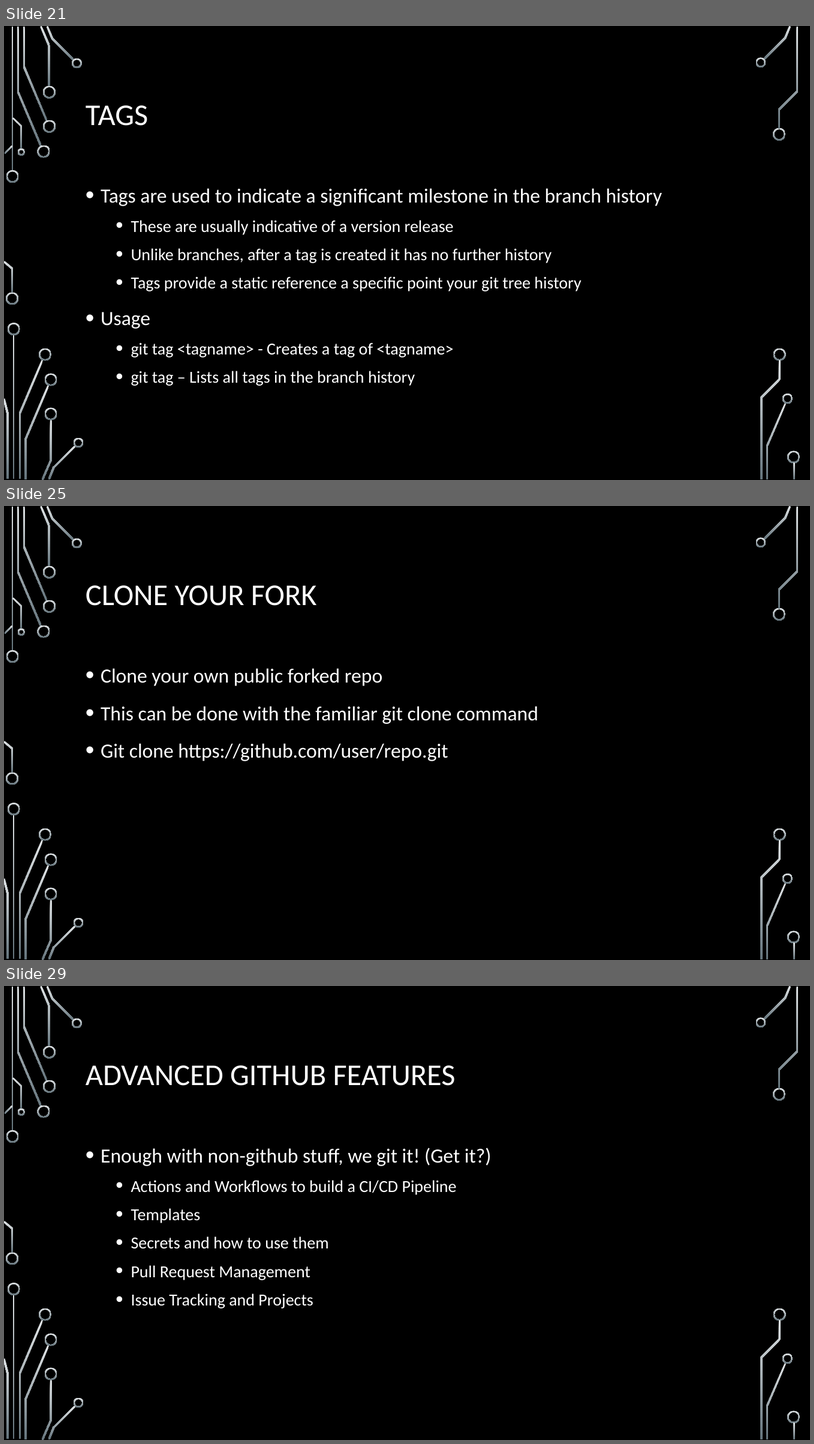
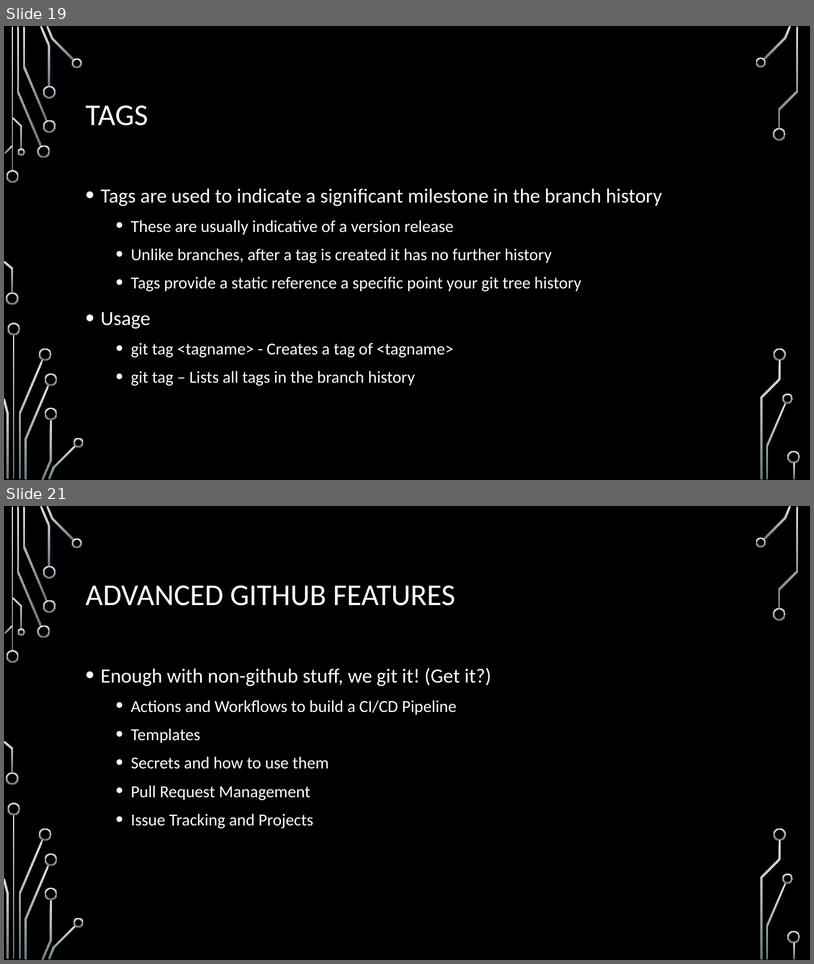
Before and after one commit to onideus/github-101-website, a slide deck: resources/Advanced github topics.pptx. Shown one above the other, each under a label of ours: slides 21, 25 and 29 before the commit, slides 19 and 21 after it; the slides between them are not shown. The pictures are 814x1444 and 814x964 pixels, drawn with LibreOffice and Linux fonts; fonts in the diff are those of the drawing; background and template pictures are left out. Boxes give left, top, right and bottom in pixels: in the first picture for what was removed or moved away, otherwise in the second. Text is boxed around its words. In the diff, an @@ line names an element or a change of style, - is before the commit and + after.

```diff
--- a/resources/Advanced github topics.pptx
+++ b/resources/Advanced github topics.pptx
@@ slide 25 removed at (x1=4, y1=506, x2=810, y2=960), background picture (left out); not listed: 36 template elements that a slide beside it also shows @@
@@ title removed at (x1=86, y1=585, x2=317, y2=606) @@
-CLONE YOUR FORK
@@ text removed at (x1=101, y1=668, x2=539, y2=761) @@
-• Clone your own public forked repo
-• This can be done with the familiar git clone command
-• Git clone https://github.com/user/repo.git
@@ what was slide 21 is now slide 19 @@
@@ what was slide 29 is now slide 21 @@
```
Also in this commit, not shown: 8 slides changed, 7 other slides removed, 1 other file.
